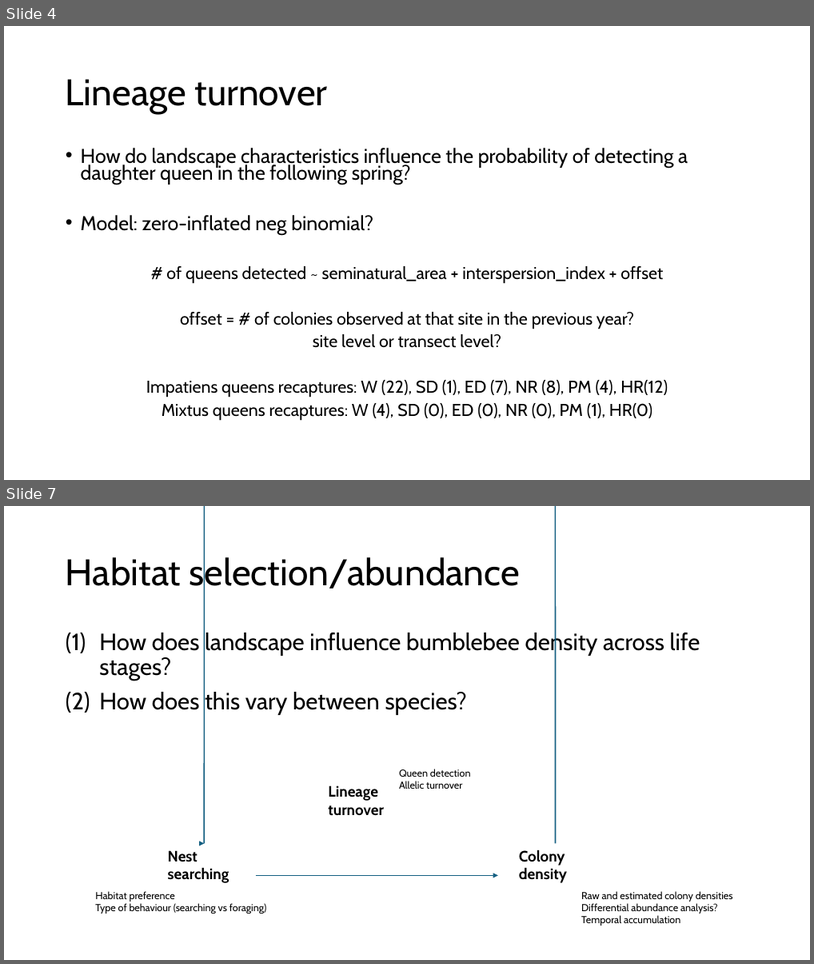
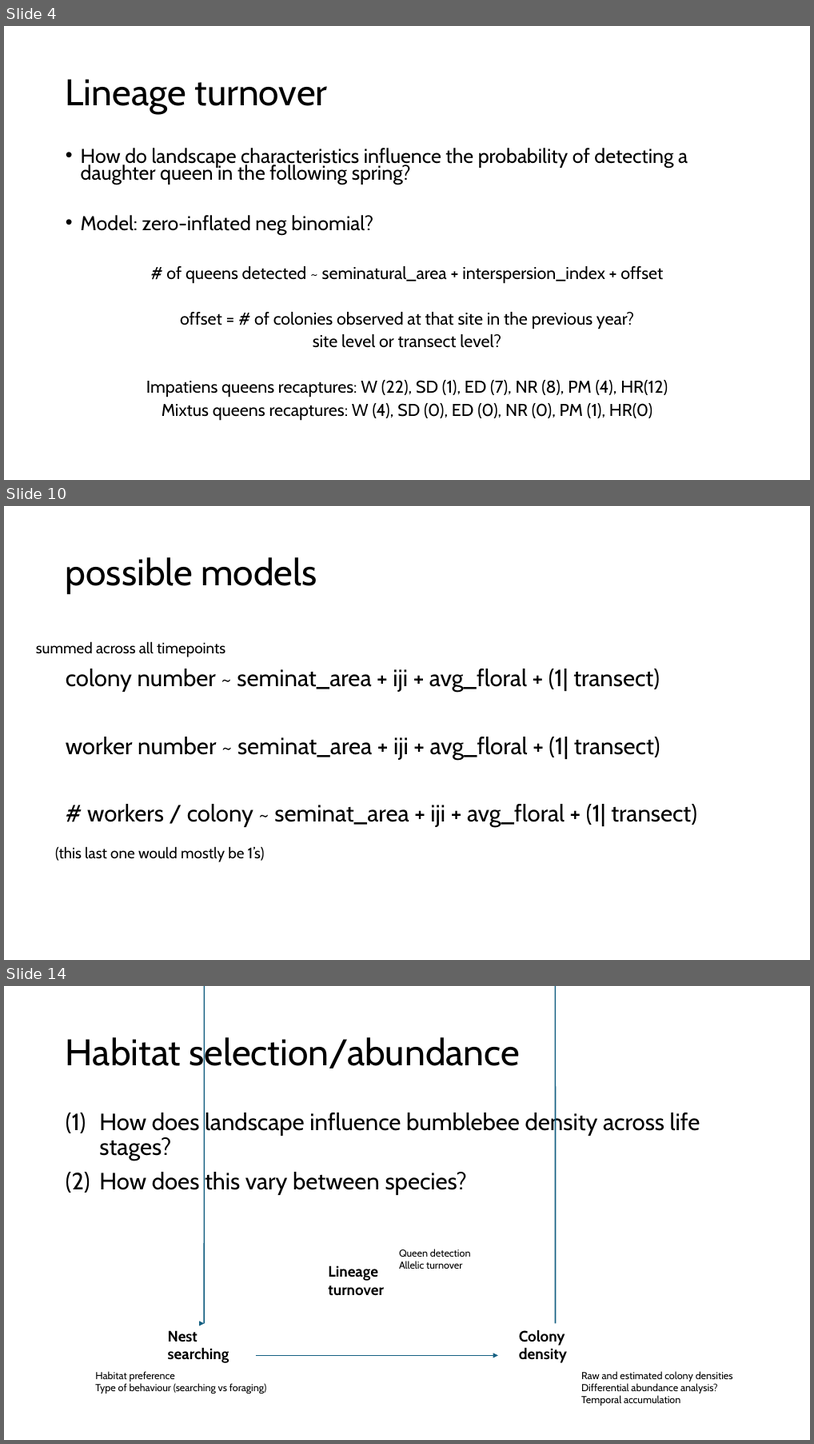
Before and after one commit to jmelanson98/fv_landscapeforaging, a slide deck: docs/storyboard.pptx. Shown one above the other, each under a label of ours: slides 4 and 7 before the commit, slides 4, 10 and 14 after it; the slides between them are not shown. The pictures are 814x964 and 814x1444 pixels, drawn with LibreOffice and Linux fonts; fonts in the diff are those of the drawing. Boxes give left, top, right and bottom in pixels: in the first picture for what was removed or moved away, otherwise in the second. Text is boxed around its words. In the diff, an @@ line names an element or a change of style, - is before the commit and + after.

```diff
--- a/docs/storyboard.pptx
+++ b/docs/storyboard.pptx
@@ slide 10 added at (4,506,810,960), background #FFFFFF @@
@@ title added at (66,557,317,594), 44 pt, text #000000 @@
+possible models
@@ text added at (36,641,226,657), 18 pt, text #000000 @@
+summed across all timepoints
@@ text added at (66,668,698,828), 28 pt, text #000000 @@
+colony number ~ seminat_area + iji + avg_floral + (1| transect)
+worker number ~ seminat_area + iji + avg_floral + (1| transect)
+# workers / colony ~ seminat_area + iji + avg_floral + (1| transect)
@@ text added at (55,846,265,862), 18 pt, text #000000 @@
+(this last one would mostly be 1’s)
@@ what was slide 7 is now slide 14 @@
```
Also in this commit, not shown: 2 slides changed, 6 other slides added, 9 other files.
